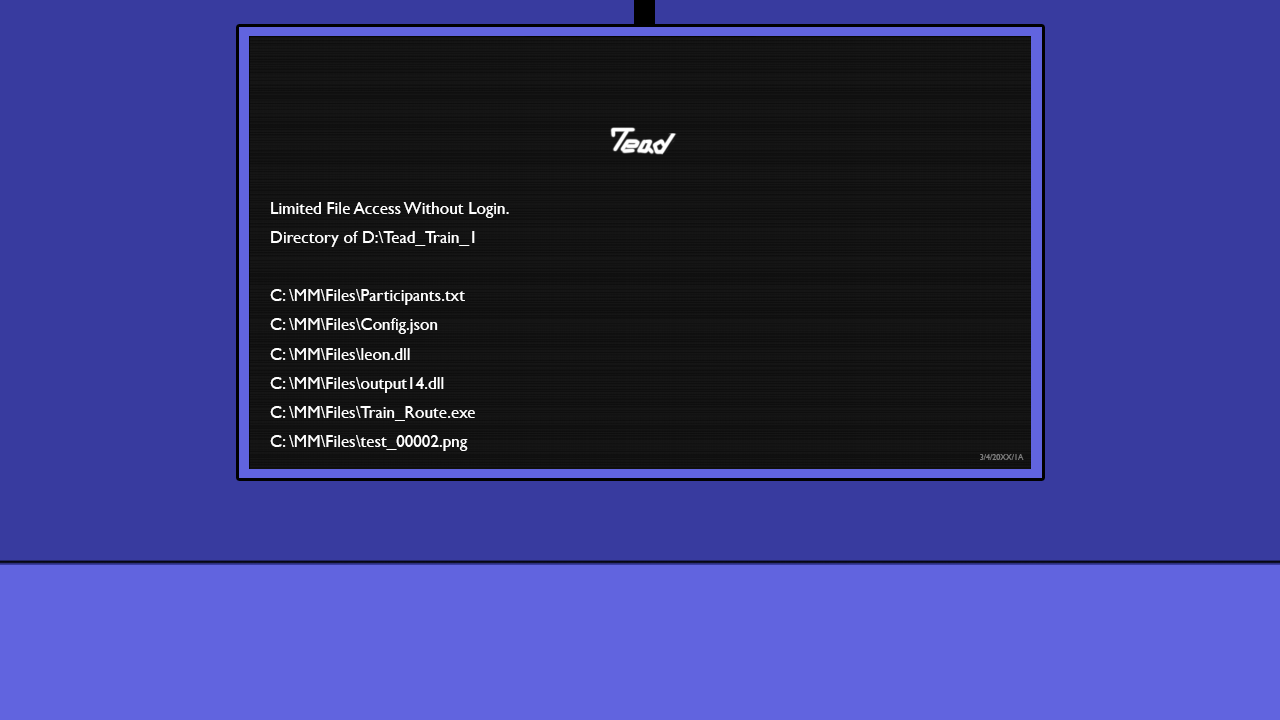
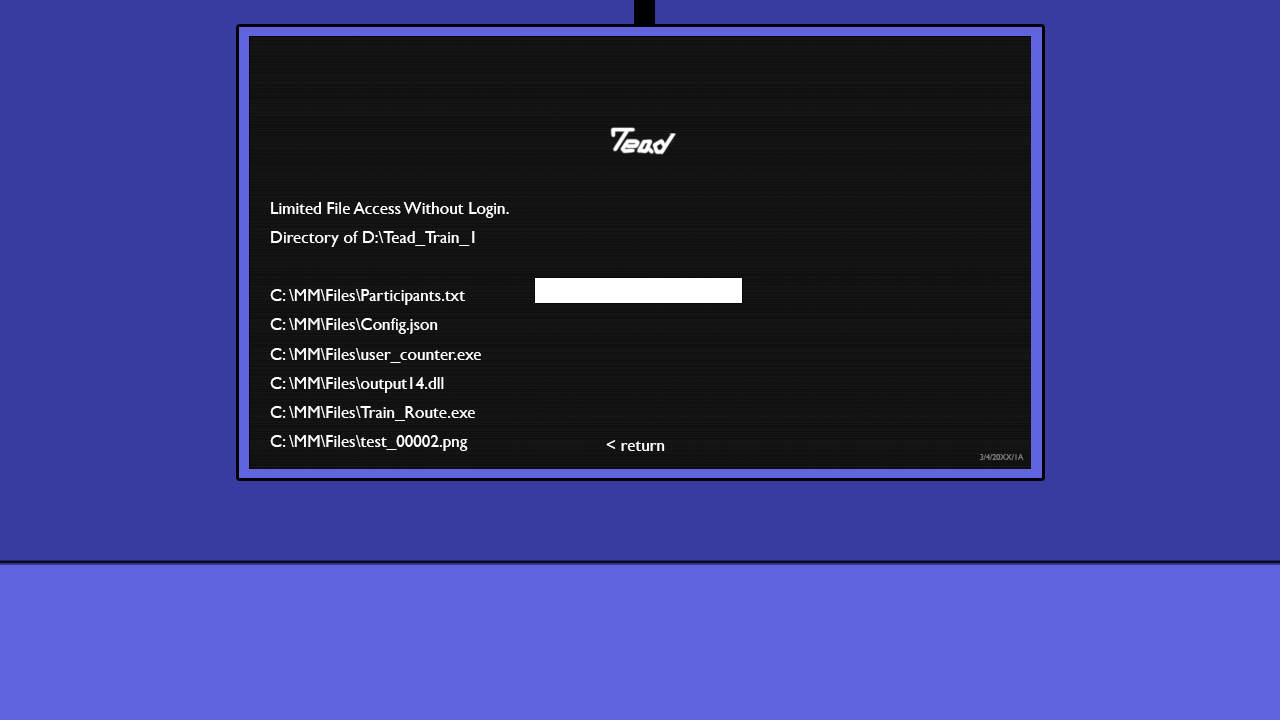
Layered file, before and after one edit (1280×720). Changes by layer:
showed "Rectangle 1" over box(534, 277, 743, 304)
added layer "< return" above "Limited File Access Without Login. Directory of D:\Tead_Train_1" over box(606, 440, 665, 451)
painted on "Limited File Access Without Login. Directory of D:\Tead_Train_1" over box(361, 348, 481, 363)
